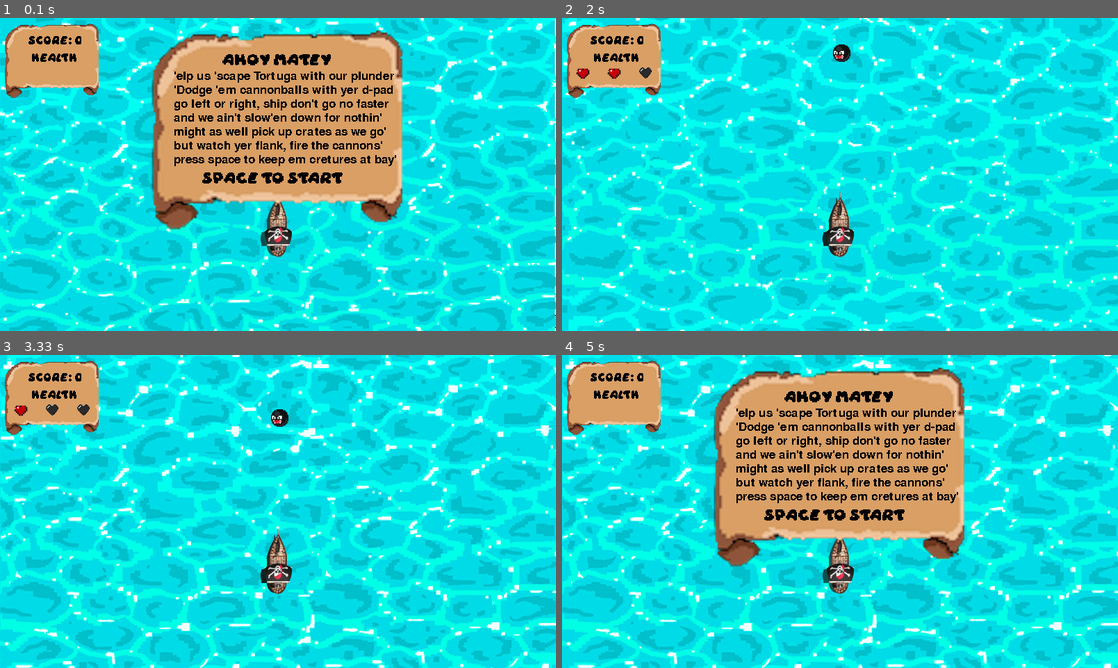
Above: before the commit, frames 1-4 (two rows, left to right).
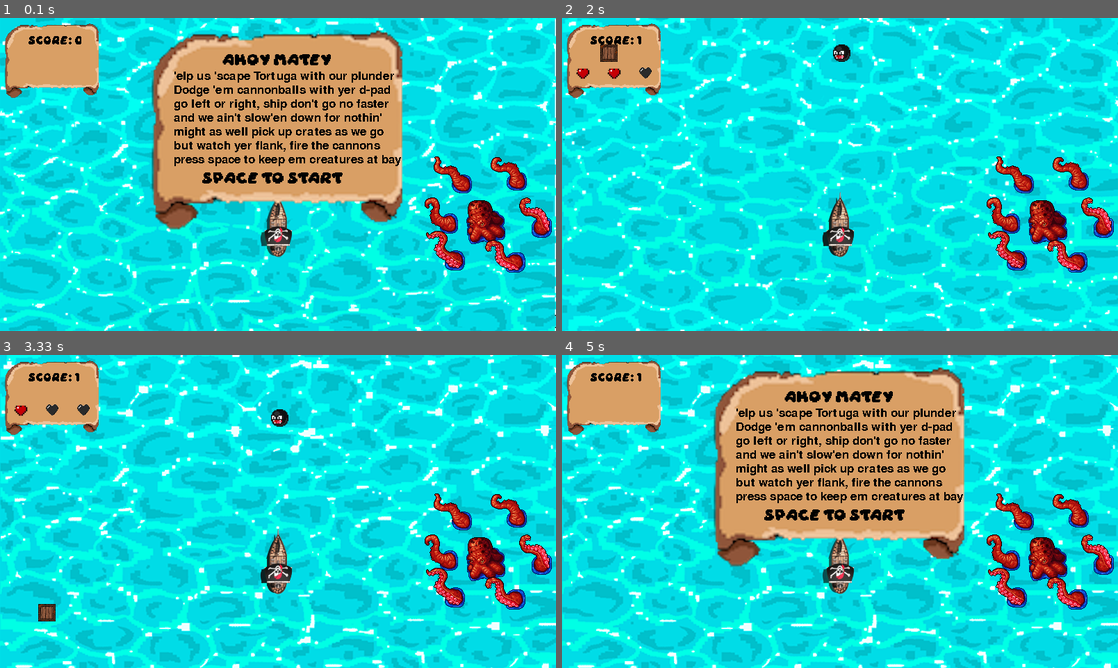
Above: after the commit, the same moments.

Repository: TheSirDylan/Pygames
Game: pygame game, started from sea_scape/app.py
Two runs of this game, one before a commit and one after it. Both use one fixed random seed, a clock stepped at 60 frames per second and the inputs below.
Inputs:
- Up to frame 1 (0.1 s): no input
- Up to frame 2 (2 s): tap Space at 0.33 s
- Up to frame 3 (3.33 s): no input
- Up to frame 4 (5 s): no input

The runs differ from the first frame. In frame 1, 3.8% of the frame differs, in the area x 5-100%, y 11-82%; in frame 2, 3.2%; in frame 3, 3.3%; in frame 4, 3.8%, in the area x 5-100%, y 5-82%.

Commit message:
added crates, kraken, enemy timer, and fixed score to update as crates are collected

Diff:
--- a/sea_scape/app.py
+++ b/sea_scape/app.py
@@ -1,18 +1,12 @@
 import pygame
 from random import randint
 
-# Animation for moving sea
-def bg_animation():
-    global bg_index, bgd
-    bg_index += .2
-    if int(bg_index) >= len(bg):
-        bg_index = 0
-    bgd = bg[int(bg_index)]
 
 
 score = 0
 health = 3
 game_active = False
+start_time = 0
 
 # initializing pygame
 pygame.init()
@@ -27,31 +21,64 @@
 #Game Over/ New Game Screen
 game_over_surf = pygame.image.load('graphics/bg/gameover.png').convert_alpha()
 go_rect = game_over_surf.get_rect(midbottom = (400, 325))
-greet_text_surf = label_font.render(f'Ahoy Matey', False, 'Black' )
+greet_text_surf = label_font.render(f'Ahoy Matey', True, 'Black' )
 line1_surf = small_font.render(f"'elp us 'scape Tortuga with our plunder", False, 'Black' )
-line2_surf = small_font.render(f"'Dodge 'em cannonballs with yer d-pad", False, 'Black' )
+line2_surf = small_font.render(f"Dodge 'em cannonballs with yer d-pad", False, 'Black' )
 line3_surf = small_font.render(f"go left or right, ship don't go no faster", False, 'Black' )
 line4_surf = small_font.render(f"and we ain't slow'en down for nothin'", False, 'Black' )
-line5_surf = small_font.render(f"might as well pick up crates as we go'", False, 'Black' )
-line6_surf = small_font.render(f"but watch yer flank, fire the cannons'", False, 'Black' )
-line7_surf = small_font.render(f"press space to keep em cretures at bay'", False, 'Black' )
-line8_surf = label_font.render(f"Space to start", False, 'Black' )
+line5_surf = small_font.render(f"might as well pick up crates as we go", False, 'Black' )
+line6_surf = small_font.render(f"but watch yer flank, fire the cannons", False, 'Black' )
+line7_surf = small_font.render(f"press space to keep em creatures at bay", False, 'Black' )
+line8_surf = label_font.render(f"Space to start", True, 'Black' )
 
 #Ship image and rect
-ship = pygame.image.load('graphics/ship/pship.png').convert_alpha()
-ship_rect = ship.get_rect(midbottom = (400, 350))
+ship_surf = pygame.image.load('graphics/ship/pship.png').convert_alpha()
+ship_rect = ship_surf.get_rect(midbottom = (400, 350))
+
+#crate image and rect
+crate_surf = pygame.image.load('graphics/help/crate.png').convert_alpha()
+crate_rect = crate_surf.get_rect(midbottom = (randint(25,775), -50))
 
 
-#cannon ball images and rects
+#enemy images and rects
 cb0 = pygame.image.load('graphics/enemy/cb.png').convert_alpha()
 cb_rect = cb0.get_rect(midbottom = (400, 500))
 
+kraken_0 = pygame.image.load('graphics/enemy/k1.tiff').convert_alpha()
+kraken_1 = pygame.image.load('graphics/enemy/k2.tiff').convert_alpha()
+k = [kraken_0, kraken_1]
+k_index = 0
+
+k_surf = k[k_index]
+k_rect = k_surf.get_rect(midbottom = (700, 375))
+
+#enemy logic
+enemy_timer = pygame.USEREVENT + 1
+pygame.time.set_timer(enemy_timer, 900)
+
+
+# Animation for moving kraken
+def k_sway():
+    global k_surf, k_index
+    k_index += 0.1
+    if k_index >= len(k):
+        k_index = 0
+    k_surf = k[int(k_index)]
+
+
 # Background images + score and health images
 score_surf = pygame.image.load('graphics/bg/score.png').convert_alpha()
-score_text_surf = test_font.render(f'Score: {score}', False, 'Black' )
 health_text_surf = test_font.render(f'Health', False, 'Black' )
 hp_surf = pygame.image.load('graphics/bg/health.png').convert_alpha()
 emp_hp_surf = pygame.image.load('graphics/bg/emp_hp.png').convert_alpha()
+
+def scored():
+    global score
+    score_text_surf = test_font.render(f'Score: {score}', False, 'Black' )
+    if ship_rect.colliderect(crate_rect):
+            score += 1
+            crate_rect.y = 500
+    screen.blit(score_text_surf, (40,25))
 
 
 bg_1 = pygame.image.load('graphics/bg/bg1.tiff').convert()
@@ -61,6 +88,19 @@
 bg_5 = pygame.image.load('graphics/bg/bg5.tiff').convert()
 bg_index = 0
 bg = [bg_1, bg_2, bg_3, bg_4, bg_5]
+
+# Animation for moving sea
+def bg_animation():
+    global bg_index, bgd
+    bg_index += .2
+    if int(bg_index) >= len(bg):
+        bg_index = 0
+    bgd = bg[int(bg_index)]
+
+
+#Keepimg track of time
+def keep_time():
+    ct = pygame.time.get_ticks() - start_time
 
 running = True
 while running:
@@ -73,22 +113,30 @@
             if event.type == pygame.KEYDOWN:
                 if event.key == pygame.K_SPACE:
                     print('fire')
+            if event.type == enemy_timer:
+                print(1)
         else:
+            #game start
             if event.type == pygame.KEYDOWN:
                 if event.key == pygame.K_SPACE:
                     game_active = True
                     health = 3
+                    score = 0
+                    start_time = pygame.time.get_ticks()
     if event.type == pygame.KEYDOWN:
         if event.key == pygame.K_LEFT and ship_rect.x >= 25:
-                ship_rect.x -= 2
+                ship_rect.x -= 3
         elif event.key == pygame.K_RIGHT and ship_rect.x <= 775:
-                ship_rect.x += 2
+                ship_rect.x += 3
     bg_animation()
     screen.blit(bgd,(0,0))
     screen.blit(score_surf,(0,0))
-    screen.blit(score_text_surf, (40,25))
-    screen.blit(health_text_surf, (45,50))
-    screen.blit(ship, ship_rect)
+    screen.blit(ship_surf, ship_rect)
+    screen.blit(crate_surf, crate_rect)
+    k_sway()
+    screen.blit(k_surf, k_rect)
+    scored()
+    keep_time()
     if game_active == True:
         if health == 3:
             screen.blit(hp_surf, (20,70))
@@ -104,16 +152,30 @@
             screen.blit(emp_hp_surf, (110,70))
         else:
              game_active = False
-        screen.blit(ship, ship_rect)
+             cb_rect.y = -50
+             crate_rect.y =-50
+        screen.blit(ship_surf, ship_rect)
         screen.blit(cb0, cb_rect)
         cb_rect.y += 4
+        crate_rect.y +=4
+
+        #cannonball reinitialize and motion
         if cb_rect.y >= 500:
             cb_rect.y = -50
             cb_rect.x = (ship_rect.x + 40)
 
+        #crate reinitialize
+        if crate_rect.y >= 500:
+            crate_rect.y = -50
+            crate_rect.x = randint(25, 775)
+
+        # Ship collides with cannonball
         if ship_rect.colliderect(cb_rect):
             health -= 1
             cb_rect.y = 500
+
+        #ship collides with crate
+        scored()
     else:
         screen.blit(game_over_surf, go_rect)
         screen.blit(greet_text_surf, (320, 50))
Binary file added: sea_scape/graphics/enemy/k1.tiff
Binary file added: sea_scape/graphics/enemy/k2.tiff
Binary file changed: sea_scape/graphics/help/crate.png
